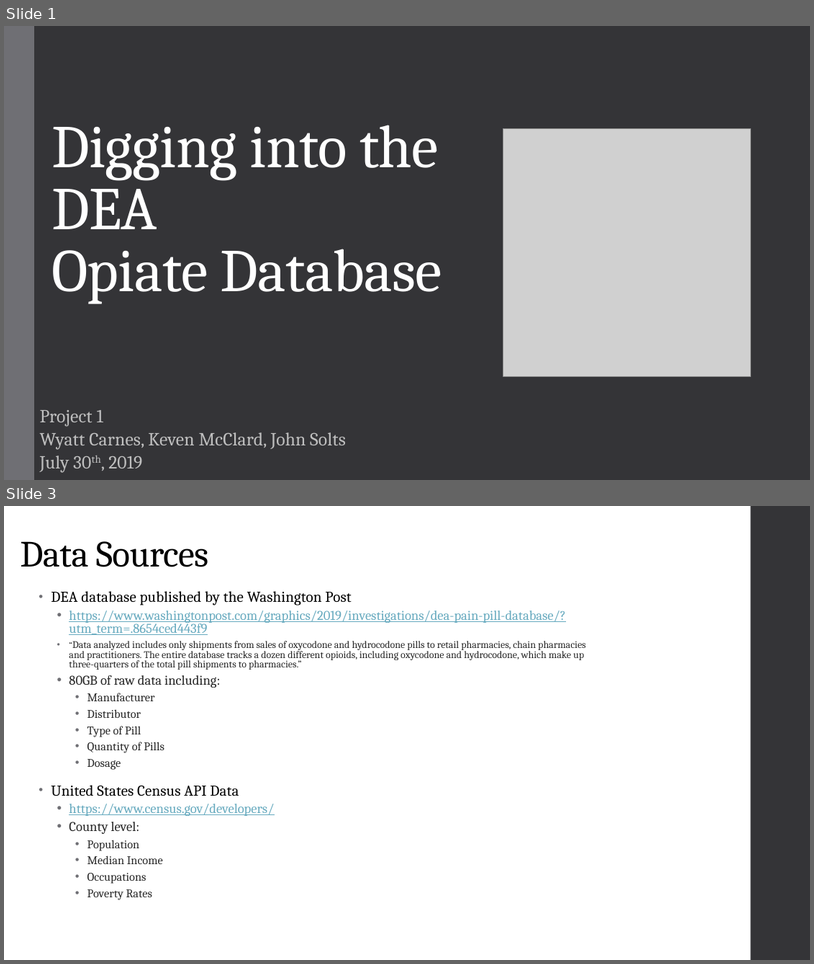
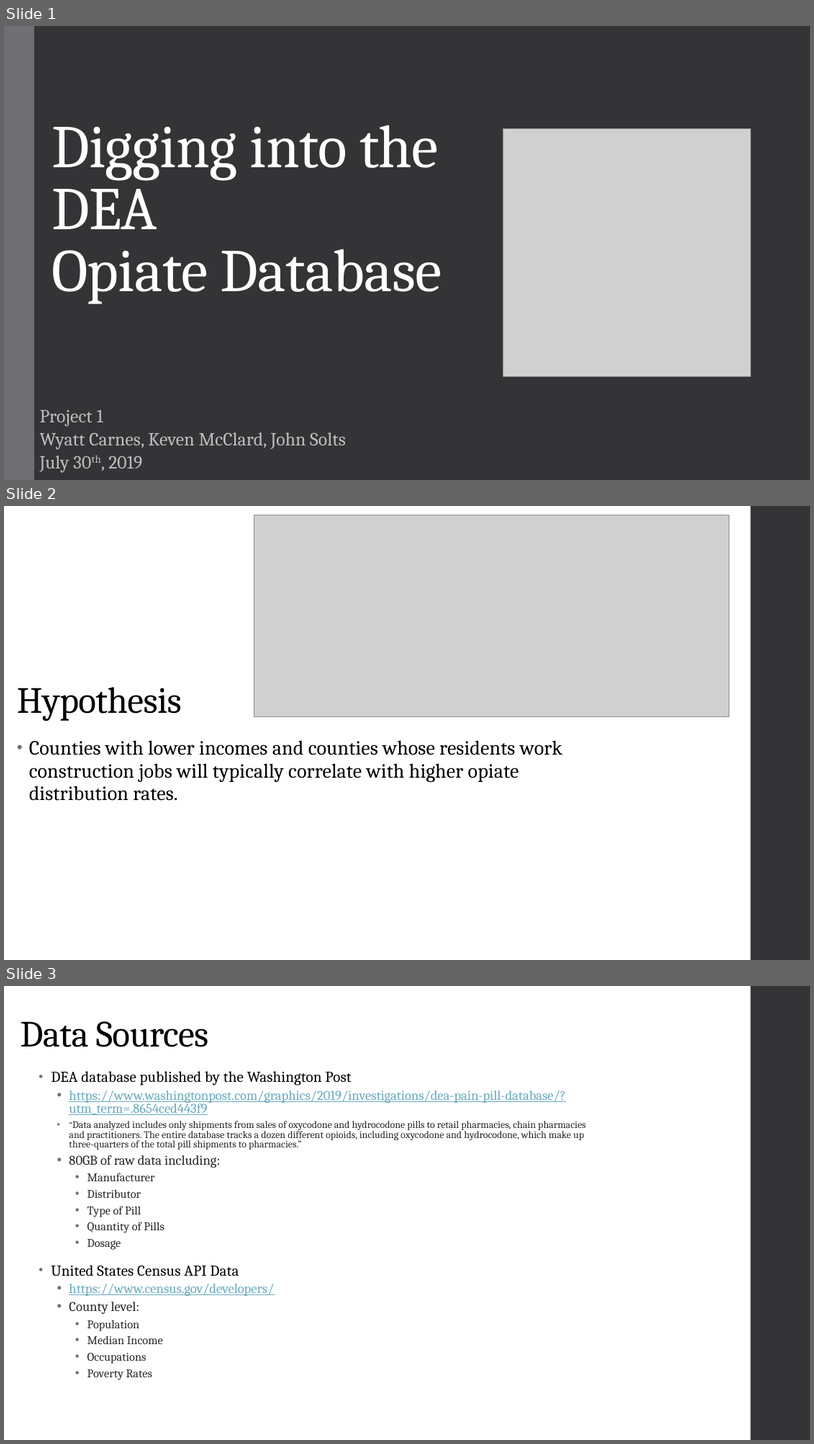
Before and after one commit to wtcarnes/Project-7-, a slide deck: Digging into the DEA.pptx. Shown one above the other, each under a label of ours: slides 1 and 3 before the commit, slides 1, 2 and 3 after it; the slides between them are not shown. The pictures are 814x964 and 814x1444 pixels, drawn with LibreOffice and Linux fonts; fonts in the diff are those of the drawing; grey boxes stand for pictures. Boxes give left, top, right and bottom in pixels: in the first picture for what was removed or moved away, otherwise in the second. Text is boxed around its words. In the diff, an @@ line names an element or a change of style, - is before the commit and + after.

```diff
--- a/Digging into the DEA.pptx
+++ b/Digging into the DEA.pptx
@@ slide 2 added at [4, 506, 810, 960], background #FFFFFF; not listed: 1 template element that a slide beside it also shows @@
@@ picture added at [255, 515, 730, 717] @@
@@ title added at [17, 687, 182, 721], 44 pt, text #000000 @@
+Hypothesis
@@ text added at [29, 740, 563, 800], 24 pt, text #000000 @@
+• Counties with lower incomes and counties whose residents work construction jobs will typically correlate with higher opiate distribution rates.
```
Also in this commit, not shown: 2 slides changed, 2 other slides added, 2 slides removed, 2 other files.
